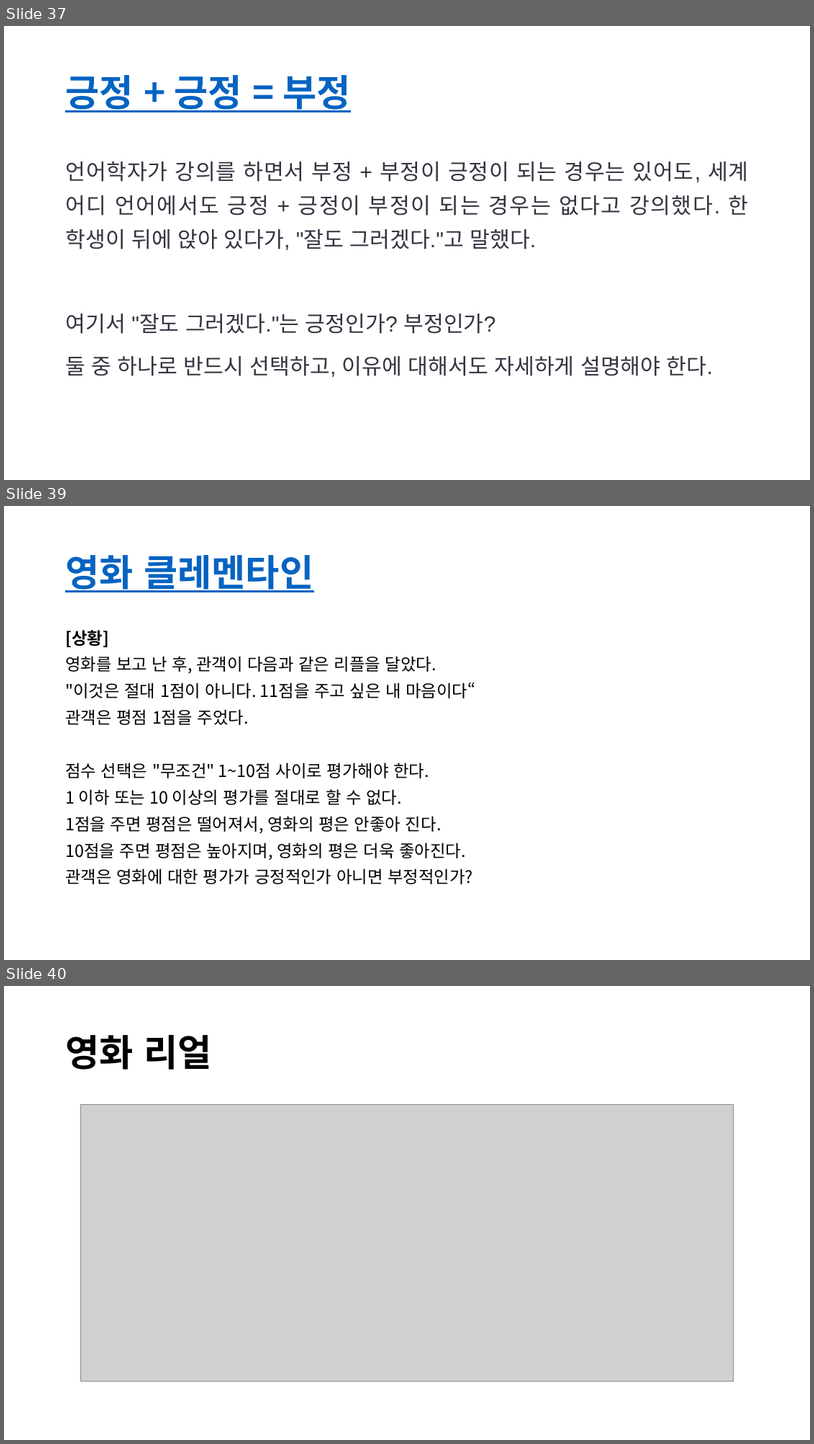
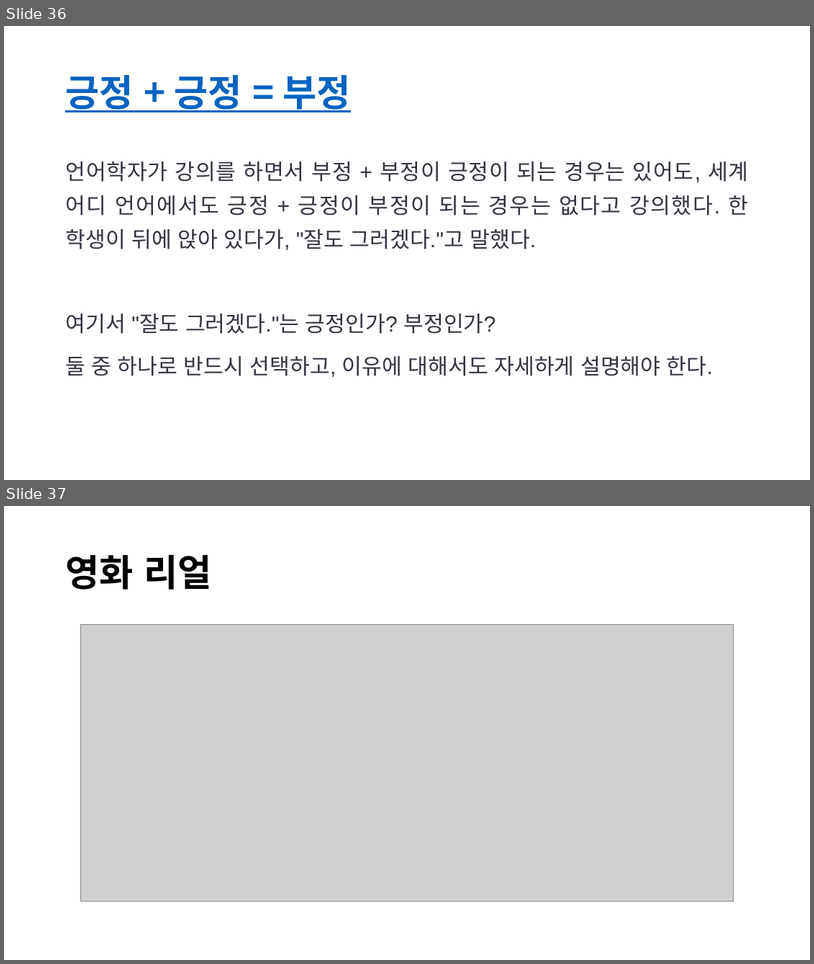
Before and after one commit to lolsaless/Python, a slide deck: PPT/202306023_북부청사 발표/프롬프트 실습(북부청사).pptx. Shown one above the other, each under a label of ours: slides 37, 39 and 40 before the commit, slides 36 and 37 after it; the slides between them are not shown. The pictures are 814x1444 and 814x964 pixels, drawn with LibreOffice and Linux fonts; fonts in the diff are those of the drawing; grey boxes stand for pictures. Boxes give left, top, right and bottom in pixels: in the first picture for what was removed or moved away, otherwise in the second. Text is boxed around its words. In the diff, an @@ line names an element or a change of style, - is before the commit and + after.

```diff
--- a/PPT/202306023_북부청사 발표/프롬프트 실습(북부청사).pptx
+++ b/PPT/202306023_북부청사 발표/프롬프트 실습(북부청사).pptx
@@ slide 39 removed at [4, 506, 810, 960], background #FFFFFF @@
@@ title removed at [65, 555, 314, 592] @@
-영화 클레멘타인
@@ text removed at [65, 630, 476, 884] @@
-[상황]
-영화를 보고 난 후, 관객이 다음과 같은 리플을 달았다.
-"이것은 절대 1점이 아니다. 11점을 주고 싶은 내 마음이다“
-관객은 평점 1점을 주었다.
-점수 선택은 "무조건" 1~10점 사이로 평가해야 한다.
-1 이하 또는 10 이상의 평가를 절대로 할 수 없다.
-1점을 주면 평점은 떨어져서, 영화의 평은 안좋아 진다.
-10점을 주면 평점은 높아지며, 영화의 평은 더욱 좋아진다.
-관객은 영화에 대한 평가가 긍정적인가 아니면 부정적인가?
@@ what was slide 37 is now slide 36 @@
@@ what was slide 40 is now slide 37 @@
```
Also in this commit, not shown: 2 slides changed, 7 other slides removed.
